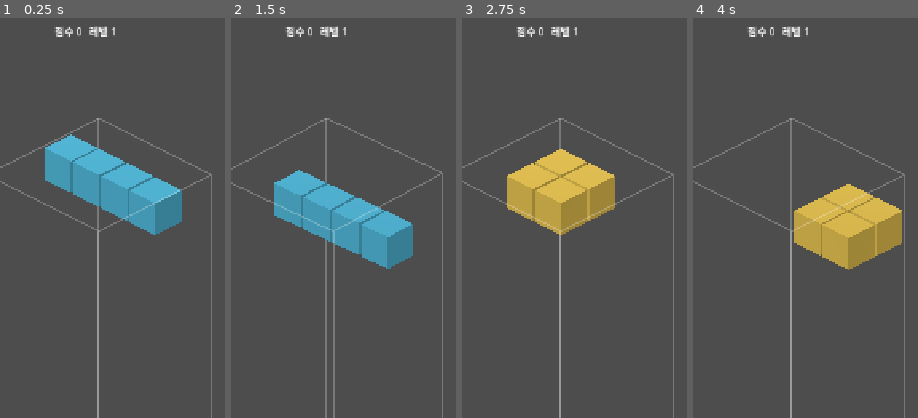
Above: before the commit, frames 1-4 (left to right).
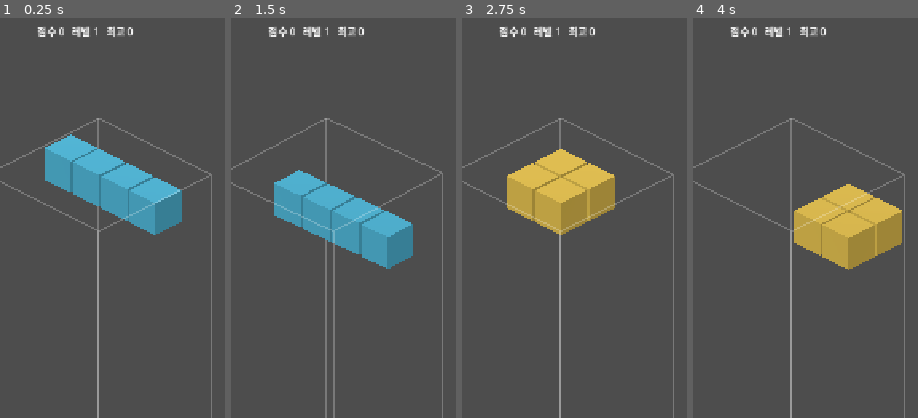
Above: after the commit, the same moments.

Repository: kjw5541a-hash/blockbox
Game: Godot game, scene res://scenes/main.tscn
Same seed, same stepped clock (60 frames per second), same inputs: the game is played once before the commit and once after it.
Inputs (mouse positions are % of the whole screen's width and height, from its top left):
- Up to frame 1 (0.25 s): no input
- Up to frame 2 (1.5 s): click "◀ 시점" at 0.5 s; click "시점 ▶" at 1.25 s
- Up to frame 3 (2.75 s): tap Enter at 2 s; move the mouse to (72, 45) at 2.02 s; hold Right from 2.03 s (still down); tap Z at 2.1 s; click (72, 45) at 2.17 s; tap Space at 2.27 s
- Up to frame 4 (4 s): release Right at 2.75 s; click "↺" at 2.75 s; drag from (30, 55) to (45, 70) at 3.52 s
The pictures show only the part of the screen within x 28-78%, y 2-52%; the shares and areas given below are measured in that part.

The runs differ from the first frame. In frame 1, 0.8% of the frame differs, in the area x 16-60%, y 2-5%; in frame 2, 0.8%; in frame 3, 0.8%; in frame 4, 0.8%.

Commit message:
feat: 최고점수 저장 추가

Diff:
--- a/scripts/hud.gd
+++ b/scripts/hud.gd
@@ -18,6 +18,7 @@
 	# 견본이 한 박자 늦어 "지금 내려오는 조각" 색을 보여준다.
 	game.piece_moved.connect(_refresh_next)
 	game.game_over.connect(_on_game_over)
+	$GameOver.visible = false
 	_refresh_score()
 	_refresh_next()
 	$LayerGauge.setup(game)
@@ -36,9 +37,12 @@
 	game.rotate(a[0], a[1])
 
 func _refresh_score() -> void:
-	$Top/Score.text = "점수 %d   레벨 %d" % [game.score, game.level]
+	$Top/Score.text = "점수 %d   레벨 %d   최고 %d" % [
+		game.score, game.level, SaveData.load_high_score()]
 
 func _on_game_over() -> void:
+	var best := SaveData.submit(game.score)
+	$GameOver.text = "게임 종료\n점수 %d   최고 %d\nR 로 다시 시작" % [game.score, best]
 	$GameOver.visible = true
 
 # 재시작할 때 이전 판의 점수와 미리보기가 남지 않도록 전부 새로 그린다.
--- /dev/null
+++ b/scripts/save_data.gd
@@ -0,0 +1,25 @@
+class_name SaveData
+extends RefCounted
+
+const PATH := "user://blockbox_save.cfg"
+const SECTION := "progress"
+const KEY := "high_score"
+
+static func load_high_score() -> int:
+	var cfg := ConfigFile.new()
+	if cfg.load(PATH) != OK:
+		return 0
+	return int(cfg.get_value(SECTION, KEY, 0))
+
+static func save_high_score(value: int) -> void:
+	var cfg := ConfigFile.new()
+	cfg.load(PATH)  # 실패해도 빈 설정으로 이어간다
+	cfg.set_value(SECTION, KEY, value)
+	cfg.save(PATH)
+
+static func submit(score: int) -> int:
+	var best := load_high_score()
+	if score > best:
+		best = score
+		save_high_score(best)
+	return best
--- /dev/null
+++ b/tests/test_save_data.gd
@@ -0,0 +1,32 @@
+extends SceneTree
+
+func _initialize() -> void:
+	# 이전 실행이 남긴 파일을 지우고 시작한다 — 이전 상태에 기대지 않는다.
+	var abs_path := ProjectSettings.globalize_path(SaveData.PATH)
+	DirAccess.remove_absolute(abs_path)
+	_test_default_is_zero()
+	_test_submit_keeps_max()
+	_test_persists_across_reload()
+	_test_garbage_content()
+	# 이 테스트가 남긴 파일이 다음 실행에 영향을 주지 않도록 지운다.
+	DirAccess.remove_absolute(abs_path)
+	print("test_save_data: OK")
+	quit()
+
+func _test_default_is_zero() -> void:
+	assert(SaveData.load_high_score() == 0, "기록이 없으면 0")
+
+func _test_submit_keeps_max() -> void:
+	assert(SaveData.submit(500) == 500, "첫 기록은 그대로 저장")
+	assert(SaveData.submit(200) == 500, "낮은 점수는 기록을 덮으면 안 된다")
+	assert(SaveData.submit(900) == 900, "높은 점수는 기록을 갱신한다")
+
+func _test_persists_across_reload() -> void:
+	SaveData.save_high_score(1234)
+	assert(SaveData.load_high_score() == 1234, "저장한 값을 다시 읽을 수 있어야 한다")
+
+func _test_garbage_content() -> void:
+	var f := FileAccess.open(SaveData.PATH, FileAccess.WRITE)
+	f.store_string("이건 ConfigFile 형식이 아니다 {{{ ???")
+	f.close()
+	assert(SaveData.load_high_score() == 0, "손상된 파일이면 0을 반환해야 한다")
Not shown, added: scripts/save_data.gd.uid
Not shown, added: tests/test_save_data.gd.uid
